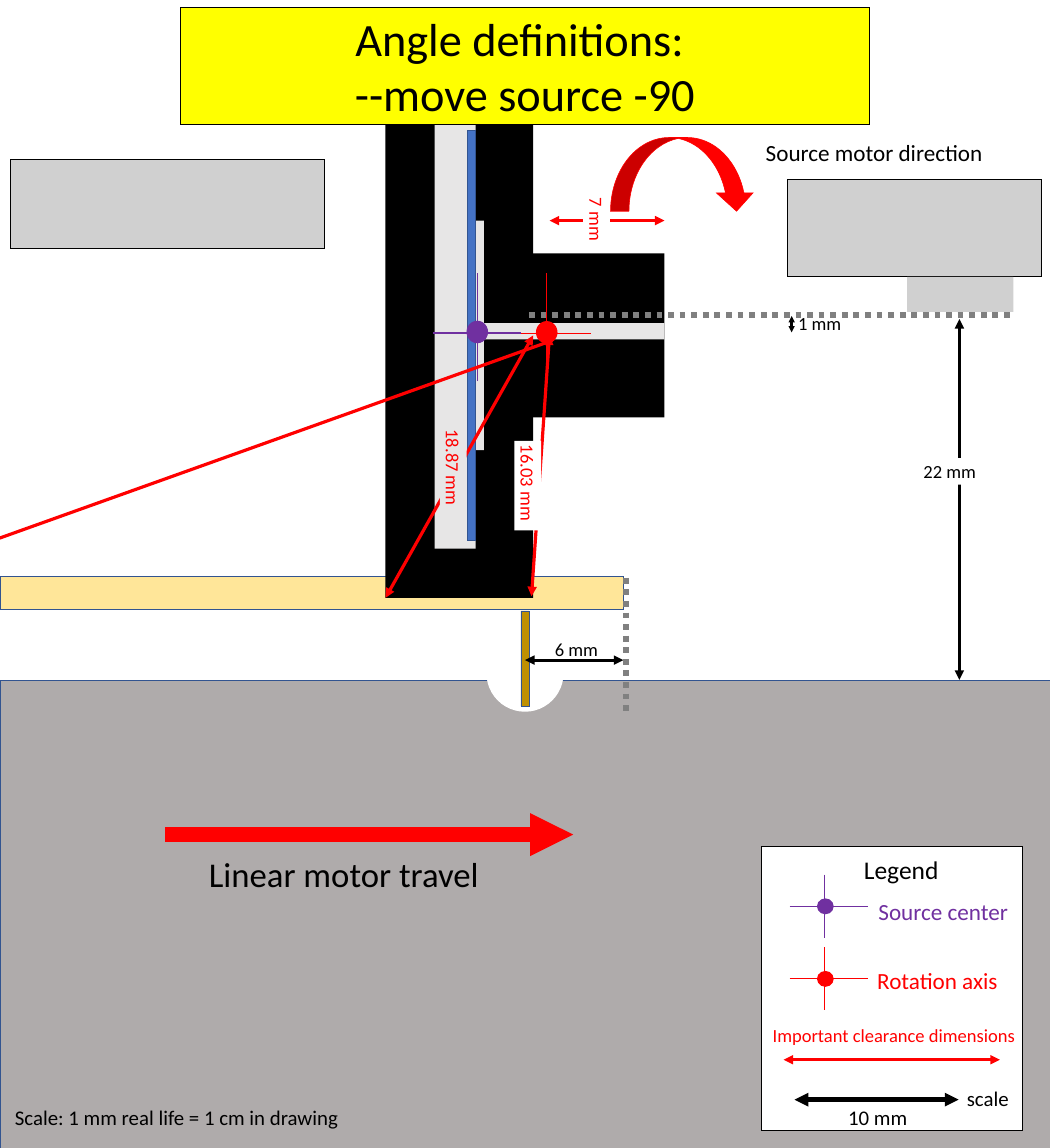
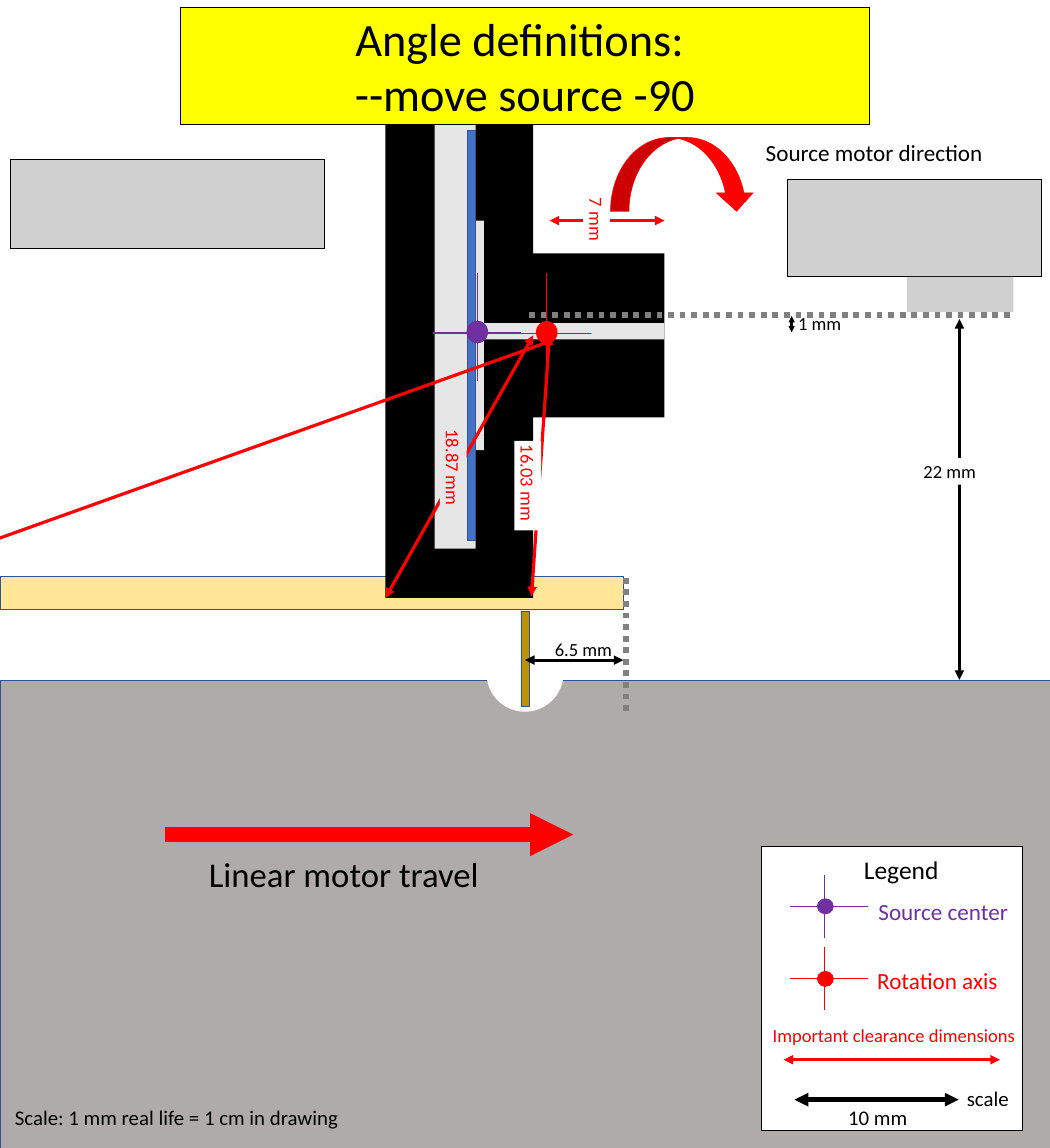
Before and after one commit to legend-exp/CAGE, a slide deck: slide 5 of drawings/toScale_clearances_oppi.pptx. Drawn at 1050x1148 pixels with LibreOffice and Linux fonts; fonts in the diff are those of the drawing; grey boxes stand for pictures. Boxes give left, top, right and bottom in pixels: in the first picture for what was removed or moved away, otherwise in the second. Text is boxed around its words. In the diff, an @@ line names an element or a change of style, - is before the commit and + after.

```diff
--- a/drawings/toScale_clearances_oppi.pptx
+++ b/drawings/toScale_clearances_oppi.pptx
@@ text at (x1=555, y1=643, x2=612, y2=662): text changed @@
-6 mm
+6.5 mm
```
Also in this commit, not shown: 6 other slides changed, 37 other files.
